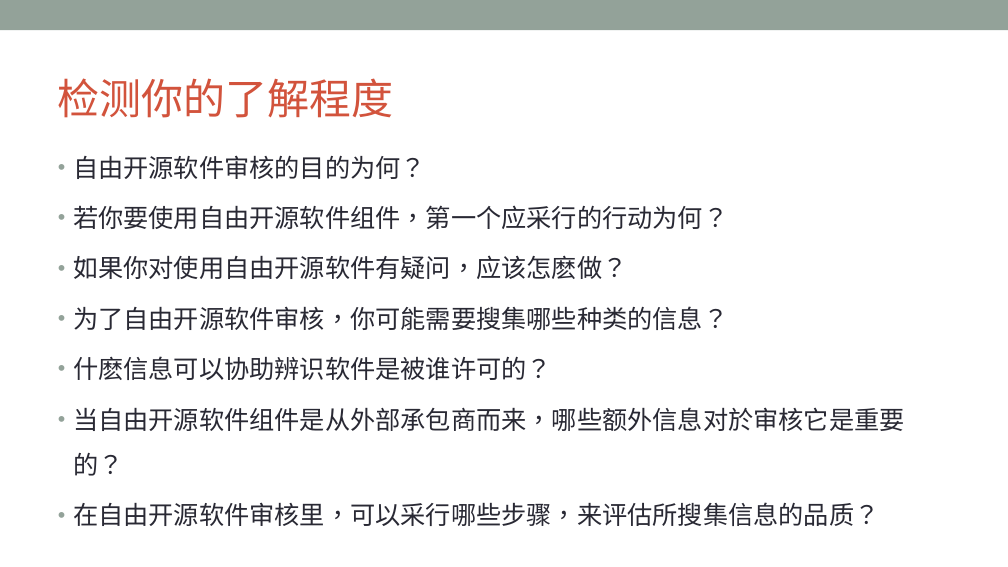
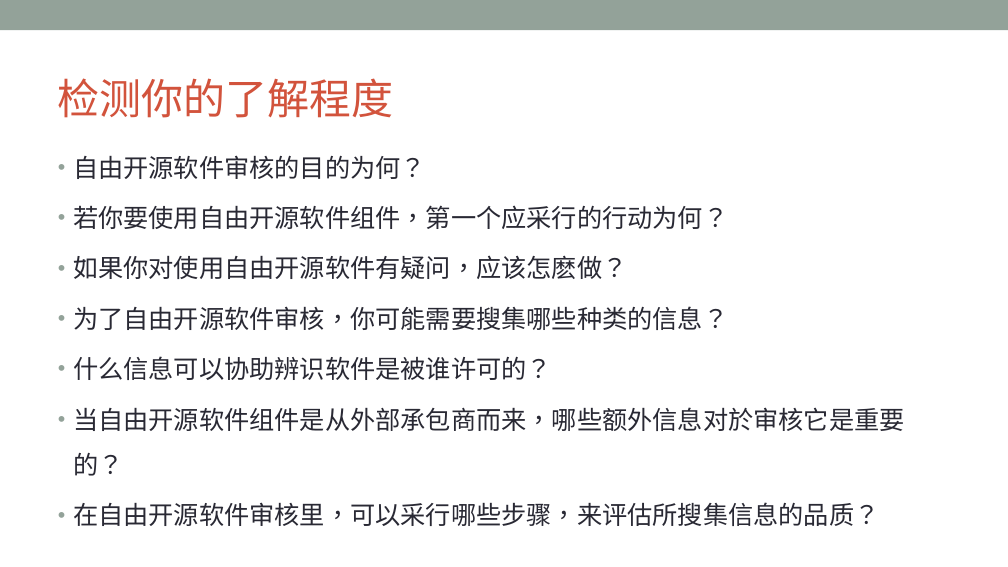
Before and after one commit to OpenChain-Project/Curriculum-Translation-zh-Hans, a slide deck: slide 51 of openchain-curriculum-for-1-1_Simplified Chinese.pptx. Drawn at 1008x567 pixels with LibreOffice and Linux fonts; fonts in the diff are those of the drawing; background and template pictures are left out. Boxes give left, top, right and bottom in pixels: in the first picture for what was removed or moved away, otherwise in the second. Text is boxed around its words. In the diff, an @@ line names an element or a change of style, - is before the commit and + after.

Commit message:
update ppt to replace 什麽 to 什么

```diff
--- a/openchain-curriculum-for-1-1_Simplified Chinese.pptx
+++ b/openchain-curriculum-for-1-1_Simplified Chinese.pptx
@@ text at (73, 356, 552, 380): text changed @@
-• 什麽信息可以协助辨识软件是被谁许可的？
+• 什么信息可以协助辨识软件是被谁许可的？
```
Also in this commit, not shown: 11 other slides changed.
